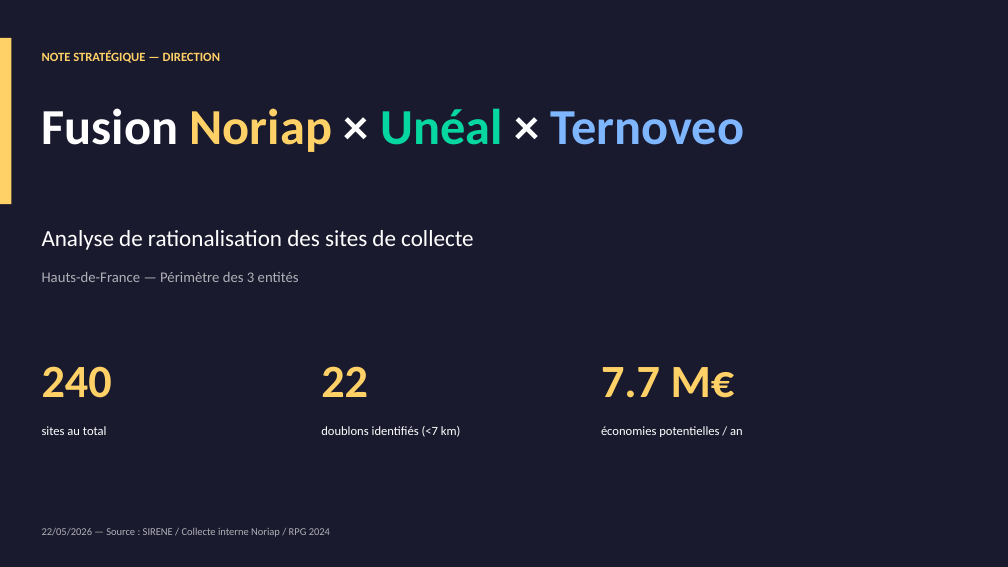
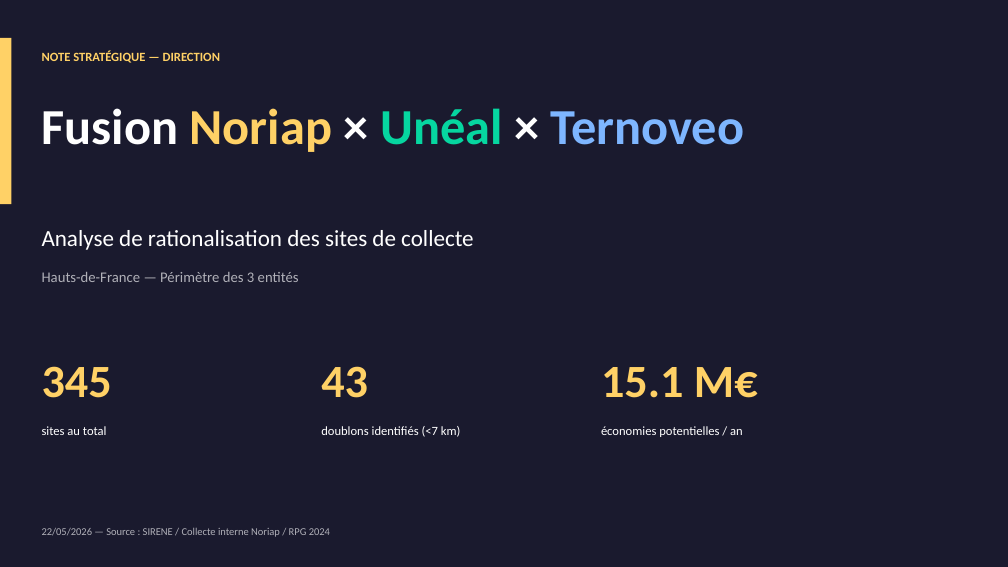
Before and after one commit to BOHG59/zone-flandres-carte, a slide deck: slide 1 of fusion_codir.pptx. Drawn at 1008x567 pixels with LibreOffice and Linux fonts; fonts in the diff are those of the drawing. Boxes give left, top, right and bottom in pixels: in the first picture for what was removed or moved away, otherwise in the second. Text is boxed around its words. In the diff, an @@ line names an element or a change of style, - is before the commit and + after.

```diff
--- a/fusion_codir.pptx
+++ b/fusion_codir.pptx
@@ text at (42,366,112,398): text changed @@
-240
+345
@@ text at (321,366,368,398): text changed @@
-22
+43
@@ text at (601,367,758,398): text changed @@
-7.7 M€
+15.1 M€
```
Also in this commit, not shown: 4 other slides changed, 2 other files.
